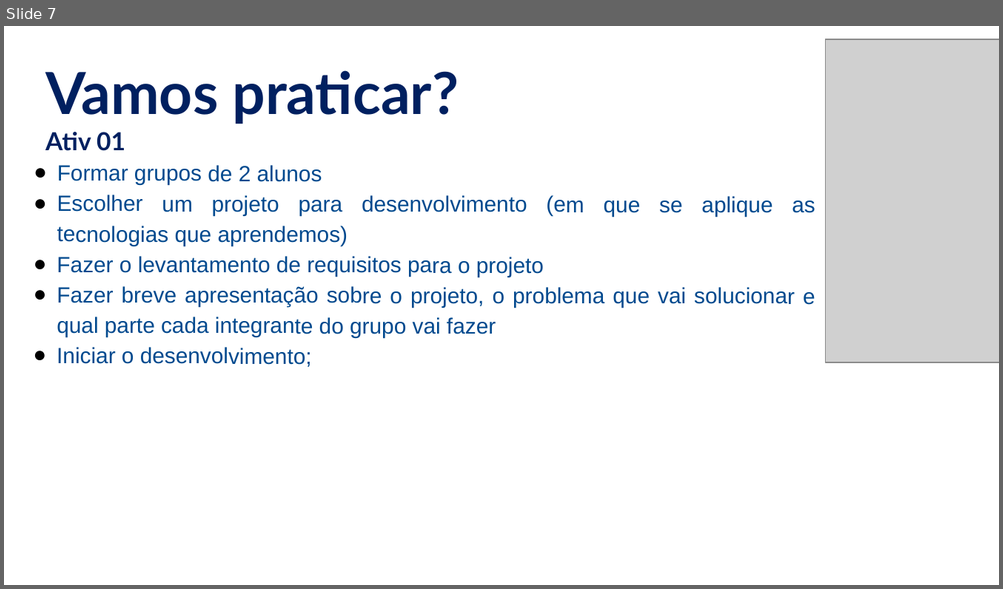
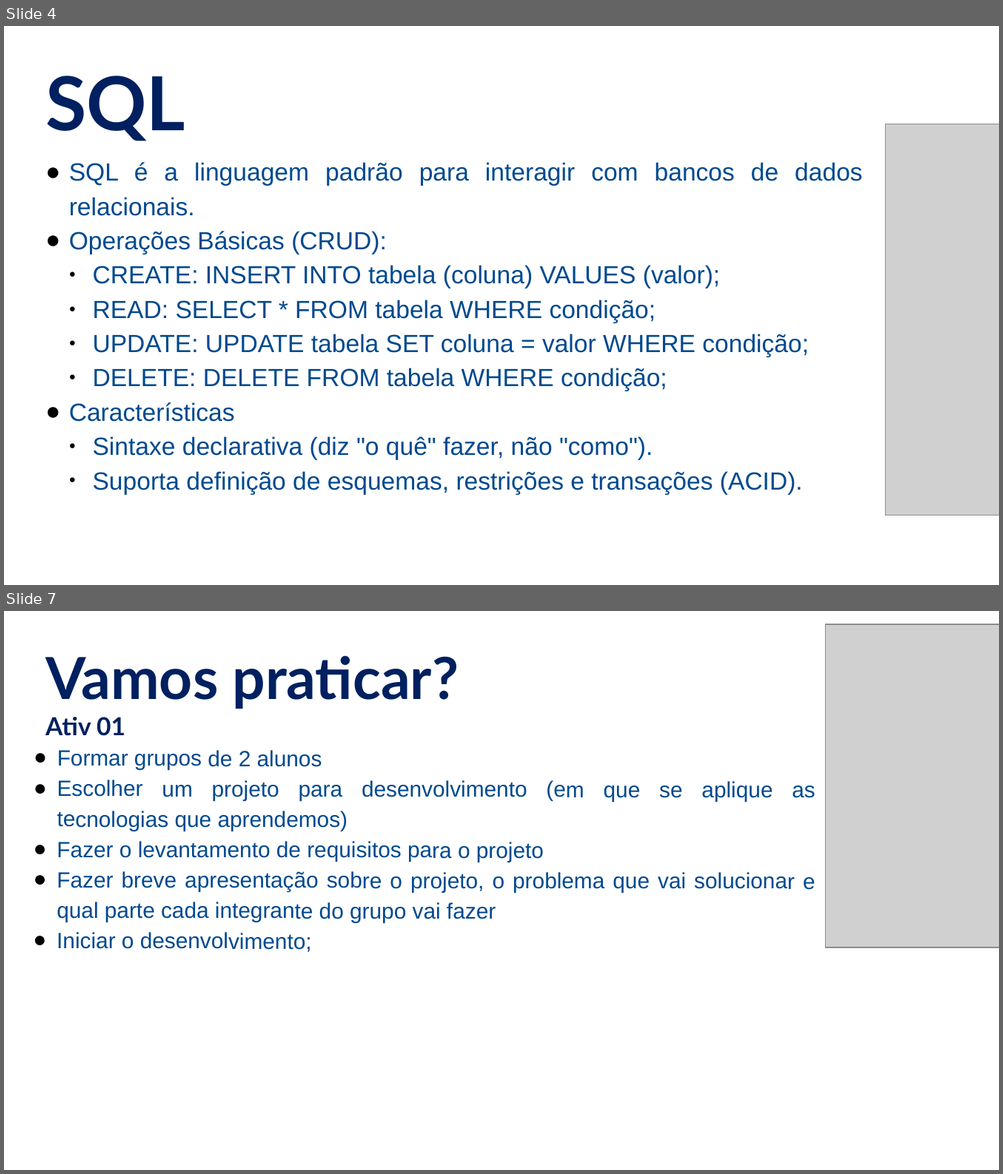
Before and after one commit to NaturalCoder/TI96, a slide deck: aula10/Aula10.pptx. Shown one above the other, each under a label of ours: slide 7 before the commit, slides 4 and 7 after it; the slides between them are not shown. The pictures are 1003x589 and 1003x1174 pixels, drawn with LibreOffice and Linux fonts; fonts in the diff are those of the drawing; grey boxes stand for pictures. Boxes give left, top, right and bottom in pixels: in the first picture for what was removed or moved away, otherwise in the second. Text is boxed around its words. In the diff, an @@ line names an element or a change of style, - is before the commit and + after.

```diff
--- a/aula10/Aula10.pptx
+++ b/aula10/Aula10.pptx
@@ slide 4 added at (4, 26, 999, 585), background #FFFFFF @@
@@ text added at (45, 76, 185, 141), 54 pt, text #002060, bold @@
+SQL
@@ picture added at (885, 124, 999, 517) @@
@@ text added at (69, 162, 862, 494), 18 pt, text #01498E @@
+● SQL é a linguagem padrão para interagir com bancos de dados relacionais.
+● Operações Básicas (CRUD):
+  ● CREATE: INSERT INTO tabela (coluna) VALUES (valor);
+  ● READ: SELECT * FROM tabela WHERE condição;
+  ● UPDATE: UPDATE tabela SET coluna = valor WHERE condição;
+  ● DELETE: DELETE FROM tabela WHERE condição;
+● Características
+  ● Sintaxe declarativa (diz "o quê" fazer, não "como").
+  ● Suporta definição de esquemas, restrições e transações (ACID).
```
Also in this commit, not shown: 2 slides changed, 3 other slides added, 7 slides removed, 1 other file.
